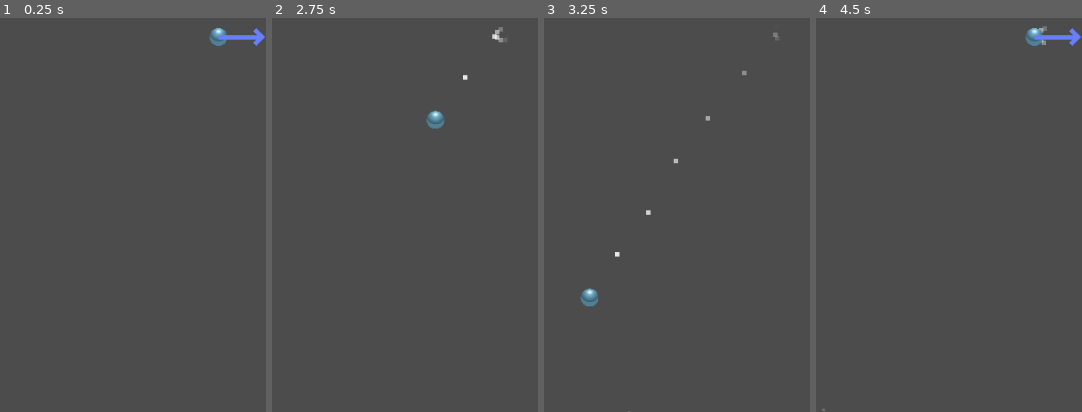
Above: before the commit, frames 1-4 (left to right).
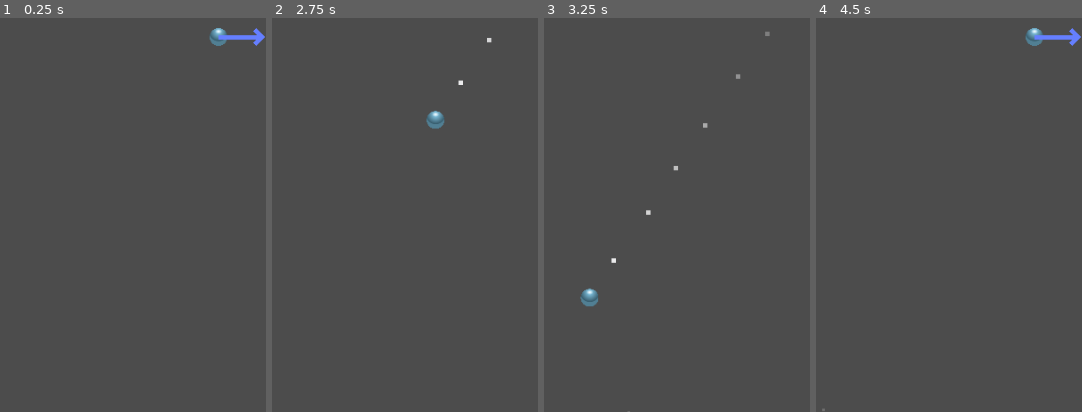
Above: after the commit, the same moments.

Repository: apiotrowski255/BrickBreakers
Game: Godot game, scene res://actors/main.tscn
Two runs of this game, one before a commit and one after it. Both use one fixed random seed, a clock stepped at 60 frames per second and the inputs below.
Inputs:
- Up to frame 1 (0.25 s): no input
- Up to frame 2 (2.75 s): tap Enter at 0.5 s; hold Right (ui_right) 0.53-1.28 s; hold Left (ui_left) 1.28-2.03 s; hold Right (ui_right) from 2.03 s (still down)
- Up to frame 3 (3.25 s): keep holding Right (ui_right)
- Up to frame 4 (4.5 s): release Right (ui_right) at 3.53 s; hold Left (ui_left) from 3.53 s (still down)
The pictures show only the part of the screen within x 9-59%, y 47-97%; the shares and areas given below are measured in that part.

Frame 1 is identical in both runs. In frame 2, 0.2% of the frame differs, in the area x 69-89%, y 2-18%; in frame 3, 0.2%, in the area x 25-88%, y 3-63%; in frame 4, less than 0.1%.

Commit message:
creating files to auto gen the levels

Diff:
--- a/actors/ball.gd
+++ b/actors/ball.gd
@@ -20,6 +20,7 @@
 
 func start_moving() -> void:
 	randomize()
+	cpu_particles_2d.emitting = false
 	line_2d.visible = true
 	timer.start(1.0)
 	yield(timer, "timeout")
@@ -31,6 +32,7 @@
 	yield(timer, "timeout")
 	speed = 8.0
 	cpu_particles_2d.direction = -direction
+	cpu_particles_2d.emitting = true
 	line_2d.visible = false
 	tween.start()
 
--- a/actors/main.gd
+++ b/actors/main.gd
@@ -16,6 +16,7 @@
 
 # Called when the node enters the scene tree for the first time.
 func _ready() -> void:
+	read_level_01()
 	load_bricks()
 	original_ball.connect("tree_exited", self ,"_on_ball_delete")
 	original_ball.start_moving()
@@ -29,7 +30,7 @@
 	pass
 
 
-func load_brick_layer(y_position : int) -> void:
+func load_brick_layer(y_position: int, lives: int = 1) -> void:
 	var i := 0
 	while i < 6:
 		var new_brick = brick.instance()
@@ -38,11 +39,10 @@
 		new_brick.connect("spawn_particles", self, "_on_brick_destroy")
 		new_brick.connect("spawn_powerup", self, "_spawn_powerup")
 		new_brick.connect("tree_exited", self, "_on_brick_exit")
-		new_brick.lives = 1
+		new_brick.lives = lives
 		i += 1
 
 func _on_brick_exit() -> void:
-	print(brick_holder.get_child_count())
 	if brick_holder.get_child_count() == 0:
 		print("Level complete")
 
@@ -89,14 +89,27 @@
 	elif powerupType == PowerUp.PowerUps.SPEEDUP:
 		_trigger_speed_power_up()
 	elif powerupType == PowerUp.PowerUps.SEEK:
-		print("Seek")
+		_trigger_seek_power_up()
 	elif powerupType == PowerUp.PowerUps.SHRINK_PADDLE:
-		print("shrink paddle")
+		player_paddle.shrink_paddle()
 	elif powerupType == PowerUp.PowerUps.EXPAND_PADDLE:
-		print("expand paddle")
+		player_paddle.expand_paddle()
 	elif powerupType == PowerUp.PowerUps.ADD_POINTS:
 		print("add points")
-	player_paddle.shrink_paddle()
+
+func get_random_brick_position() -> Vector2:
+	if brick_holder.get_child_count() == 0:
+		return Vector2.ZERO
+	randomize()
+	var random_brick = brick_holder.get_child(int(rand_range(0, brick_holder.get_child_count())))
+	return random_brick.position
+
+func _trigger_seek_power_up() -> void:
+	for b in ball_holder.get_children():
+		var p1: Vector2 = get_random_brick_position()
+		var p2: Vector2 = b.position
+		var direction = p2.direction_to(p1)
+		b.direction = direction
 
 
 # Takes all existings balls and doubles their speed
@@ -130,6 +143,8 @@
 func _on_ball_delete() -> void:
 	if ball_holder.get_child_count() == 0:
 		print("player lose life")
+		for p in powerup_holder.get_children():
+			p.queue_free()
 		spawn_ball()
 
 func spawn_ball() -> void:
@@ -138,3 +153,18 @@
 	ball_holder.add_child(original_ball)
 	original_ball.connect("tree_exited", self ,"_on_ball_delete")
 	original_ball.start_moving()
+	player_paddle.reset_paddle_size()
+
+func read_level_01() -> void:
+	var file = File.new()
+	file.open("res://levels/level01.txt", File.READ)
+	var content = file.get_as_text()
+	var i = 0
+	var j = 0
+	while i < content.length():
+		print(str(i%7) + " " + str(j))
+		if content[i] == "\n":
+			j += 1
+		i += 1
+
+	file.close()
--- a/actors/playerPaddle.gd
+++ b/actors/playerPaddle.gd
@@ -39,3 +39,19 @@
 		tween.start()
 	else:
 		return
+
+func expand_paddle() -> void:
+	if collision_shape_2d.scale == Vector2(0.5, 1):
+		tween.interpolate_property(collision_shape_2d, "scale", null, Vector2(1, 1), 1.0)
+		tween.interpolate_property(white_square, "scale", null, Vector2(12.5, 2.5), 1.0)
+		tween.start()
+	elif collision_shape_2d.scale == Vector2(1, 1):
+		tween.interpolate_property(collision_shape_2d, "scale", null, Vector2(1.5, 1), 1.0)
+		tween.interpolate_property(white_square, "scale", null, Vector2(18.75, 2.5), 1.0)
+		tween.start()
+	else:
+		return
+
+func reset_paddle_size() -> void:
+	collision_shape_2d.scale = Vector2(1, 1)
+	white_square.scale = Vector2(12.5, 2.5)
Not shown, added: levels/level01.txt
